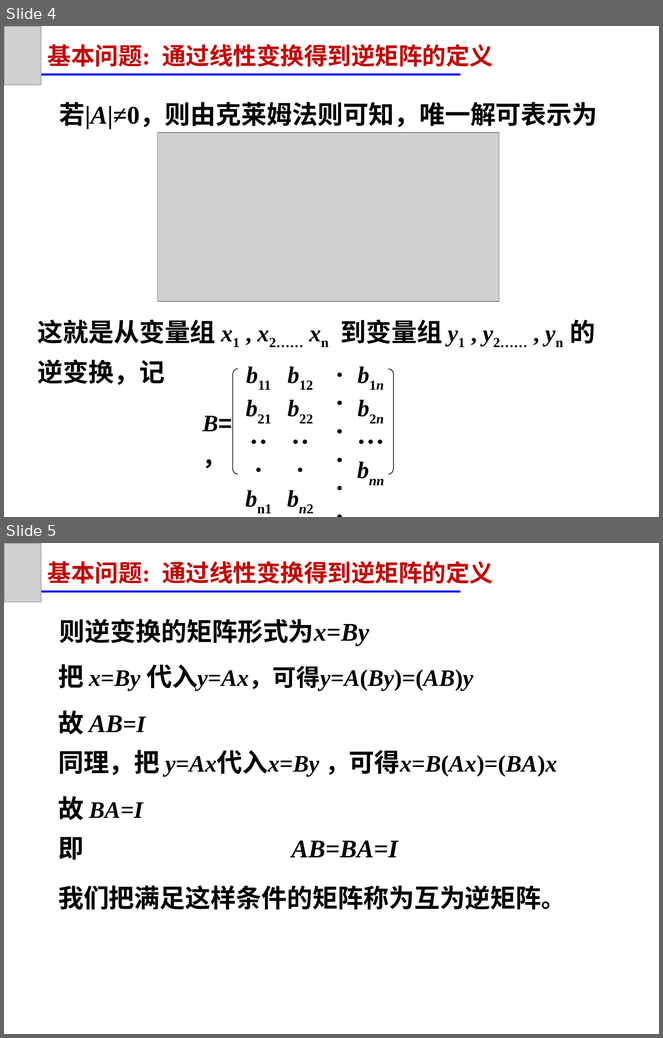
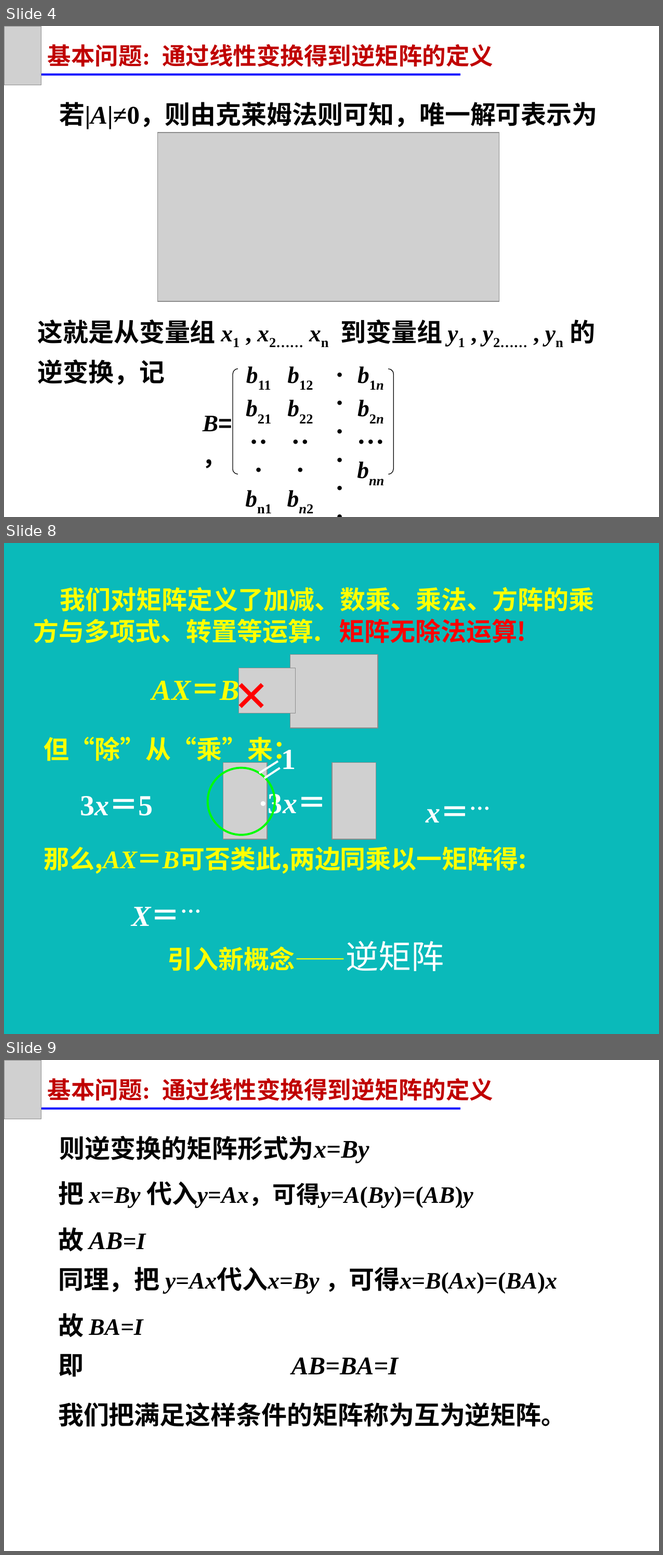
Before and after one commit to zeemeil/zeemeil.github.io, a slide deck: files/2025_2_LM/1024_0203.pptx. Shown one above the other, each under a label of ours: slides 4 and 5 before the commit, slides 4, 8 and 9 after it; the slides between them are not shown. The pictures are 663x1038 and 663x1555 pixels, drawn with LibreOffice and Linux fonts; fonts in the diff are those of the drawing; grey boxes stand for pictures. Boxes give left, top, right and bottom in pixels: in the first picture for what was removed or moved away, otherwise in the second. Text is boxed around its words. In the diff, an @@ line names an element or a change of style, - is before the commit and + after.

```diff
--- a/files/2025_2_LM/1024_0203.pptx
+++ b/files/2025_2_LM/1024_0203.pptx
@@ slide 8 added at (x1=4, y1=543, x2=659, y2=1034), background #0ABABA @@
@@ text added at (x1=34, y1=587, x2=595, y2=643), 28 pt, text #FFFF00, bold @@
+我们对矩阵定义了加减、数乘、乘法、方阵的乘方与多项式、转置等运算. 矩阵无除法运算!
@@ text added at (x1=228, y1=652, x2=301, y2=731), 66 pt, text #FF0000, bold @@
+×
@@ picture added at (x1=291, y1=654, x2=378, y2=728) @@
@@ text added at (x1=152, y1=678, x2=240, y2=706), 32 pt, text #FFFF00, bold, italic @@
+AX＝B
@@ picture added at (x1=239, y1=668, x2=296, y2=714) @@
@@ text added at (x1=44, y1=737, x2=298, y2=766), 28 pt, text #FFFF00, bold @@
+但“除”从“乘”来：
@@ text added at (x1=281, y1=750, x2=296, y2=769), 32 pt, text #FFFFFF, bold @@
+1
@@ ellipse added at (x1=208, y1=768, x2=274, y2=835), outline #00FF00 2.25 pt @@
@@ picture added at (x1=223, y1=763, x2=268, y2=840) @@
@@ line added from (259, 773) to (278, 761), #FFFFFF 2.25 pt @@
@@ line added from (265, 778) to (280, 768), #FFFFFF 2.25 pt @@
@@ picture added at (x1=332, y1=763, x2=376, y2=840) @@
@@ text added at (x1=258, y1=791, x2=326, y2=819), 32 pt, text #FFFFFF, bold @@
+·3x＝ ·5
@@ text added at (x1=80, y1=796, x2=153, y2=816), 32 pt, text #FFFFFF, bold @@
+3x＝5
@@ text added at (x1=426, y1=806, x2=469, y2=823), 32 pt, text #FFFFFF, bold @@
+x＝…
@@ text added at (x1=44, y1=847, x2=527, y2=874), 28 pt, text #FFFF00, bold @@
+那么,AX＝B可否类此,两边同乘以一矩阵得:
@@ text added at (x1=132, y1=907, x2=180, y2=926), 32 pt, text #FFFFFF, bold @@
+X＝…
@@ text added at (x1=168, y1=941, x2=444, y2=971), 28 pt, text #FFFF00, bold @@
+引入新概念——逆矩阵
@@ what was slide 5 is now slide 9 @@
```
Also in this commit, not shown: 11 other slides added, 4 other files.
